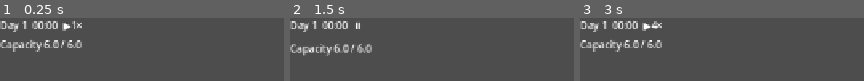
Above: before the commit, frames 1-3 (left to right).
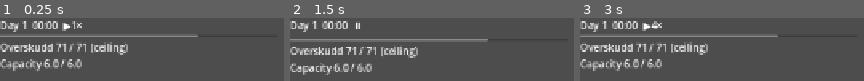
Above: after the commit, the same moments.

Repository: TerjeBallestad/lifelines-tycoon
Game: Godot game, scene res://features/ui/main_ui.tscn
The game is run twice, just before and just after one commit, with the same random seed, the same clock (stepped at 60 frames per second) and the same inputs. The project has no main scene, so this scene is started directly.
Inputs (mouse positions are in pixels of both pictures, inside the frame that each line leads up to):
- Up to frame 1 (0.25 s): no input
- Up to frame 2 (1.5 s): tap Enter at 0.5 s; move the mouse to (outside the picture) at 0.52 s; hold 1 (speed_1) 0.53-1.25 s; click (outside the picture) at 0.67 s; tap Space (pause) at 1.25 s; drag from (outside the picture) to (outside the picture) at 1.27 s
- Up to frame 3 (3 s): tap Enter at 2 s; move the mouse to (outside the picture) at 2.02 s; hold 3 (speed_3) 2.03-2.75 s; click (outside the picture) at 2.17 s; tap Space (pause) at 2.75 s; drag from (outside the picture) to (outside the picture) at 2.77 s

The runs differ from the first frame. In frame 1, 8.0% of the frame differs, in the area x 0-70%, y 28-85%; in frame 2, 10%, in the area x 0-70%, y 33-91%; in frame 3, 8.0%.

Commit message:
feat(ui): OverskuddBar reflects current + ceiling
Co-Authored-By: Claude Sonnet 4.6 <noreply@anthropic.com>

Diff:
--- a/features/ui/overskudd_bar.gd
+++ b/features/ui/overskudd_bar.gd
@@ -1 +1,24 @@
 class_name OverskuddBar extends VBoxContainer
+
+var _bar: ProgressBar
+var _label: Label
+
+func _ready() -> void:
+	_bar = ProgressBar.new()
+	_bar.min_value = 0.0
+	_bar.max_value = 100.0
+	_bar.show_percentage = false
+	add_child(_bar)
+	_label = Label.new()
+	add_child(_label)
+	EventBus.overskudd_changed.connect(_on_overskudd_changed)
+	_refresh()
+
+func _on_overskudd_changed(_client_id: StringName, value: float) -> void:
+	_bar.value = value
+	_refresh()
+
+func _refresh() -> void:
+	if World.client == null: return
+	_bar.value = World.client.overskudd
+	_label.text = "Overskudd %.0f / %.0f (ceiling)" % [World.client.overskudd, World.client.overskudd_ceiling()]
